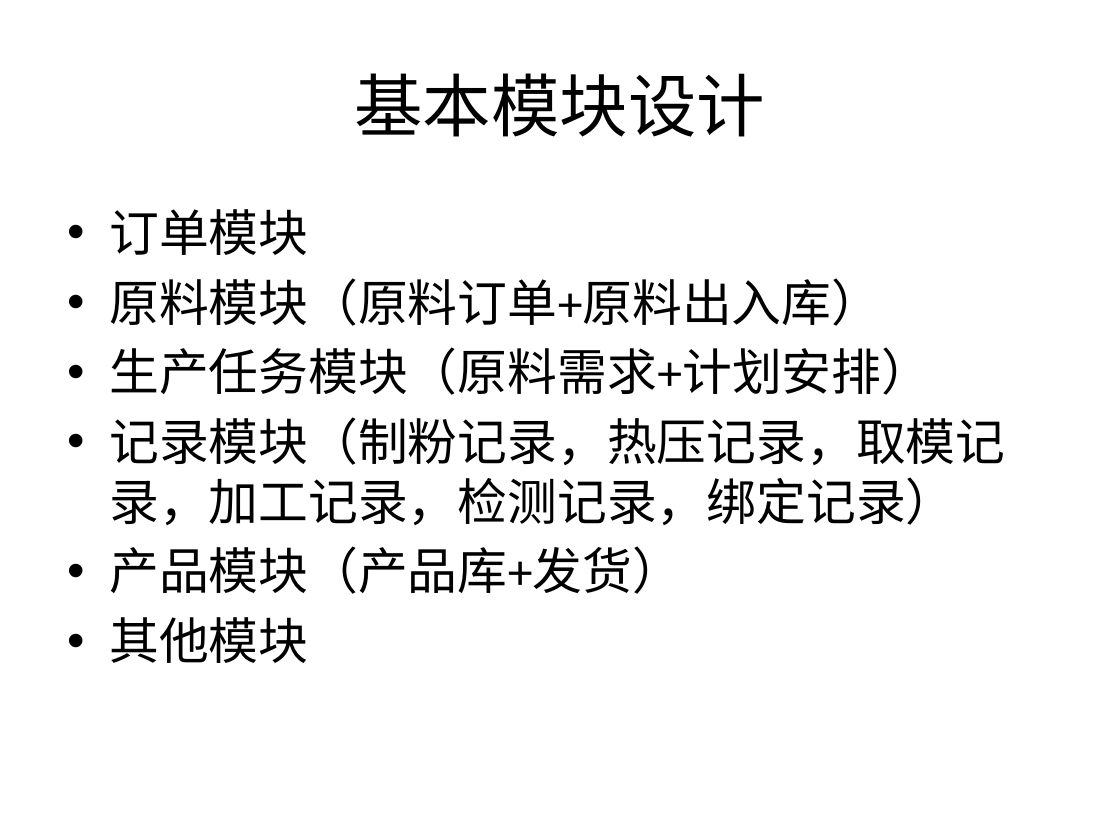
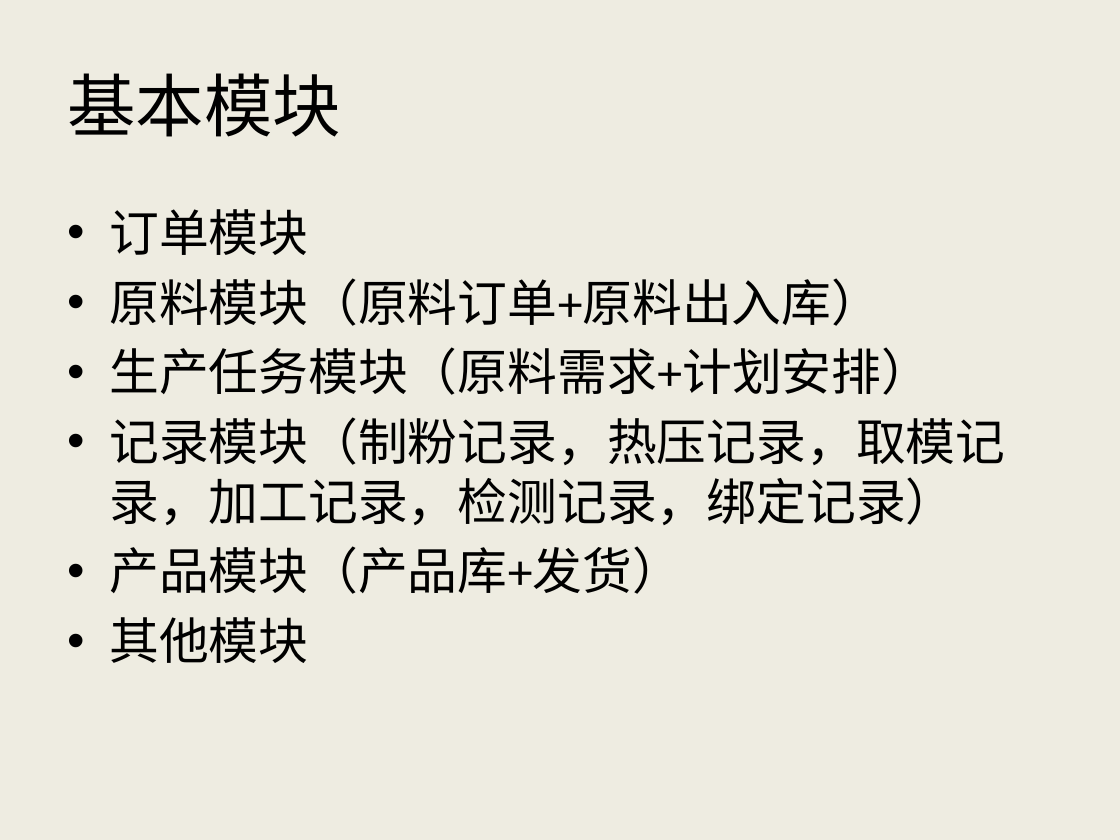
Before and after one commit to AlecSPb/PMS, a slide deck: slide 7 of PMSClient/Resource/Files/pmshelp_ch.pptx. Drawn at 1120x840 pixels with LibreOffice and Linux fonts; fonts in the diff are those of the drawing. Boxes give left, top, right and bottom in pixels: in the first picture for what was removed or moved away, otherwise in the second. Text is boxed around its words. In the diff, an @@ line names an element or a change of style, - is before the commit and + after.

```diff
--- a/PMSClient/Resource/Files/pmshelp_ch.pptx
+++ b/PMSClient/Resource/Files/pmshelp_ch.pptx
@@ background #FFFFFF to #EEECE1 @@
@@ title at [67,73,341,137]: text changed @@
-基本模块设计
+基本模块
```
Also in this commit, not shown: 10 other slides changed, 2 slides added, 1 slide removed, 11 other files.
